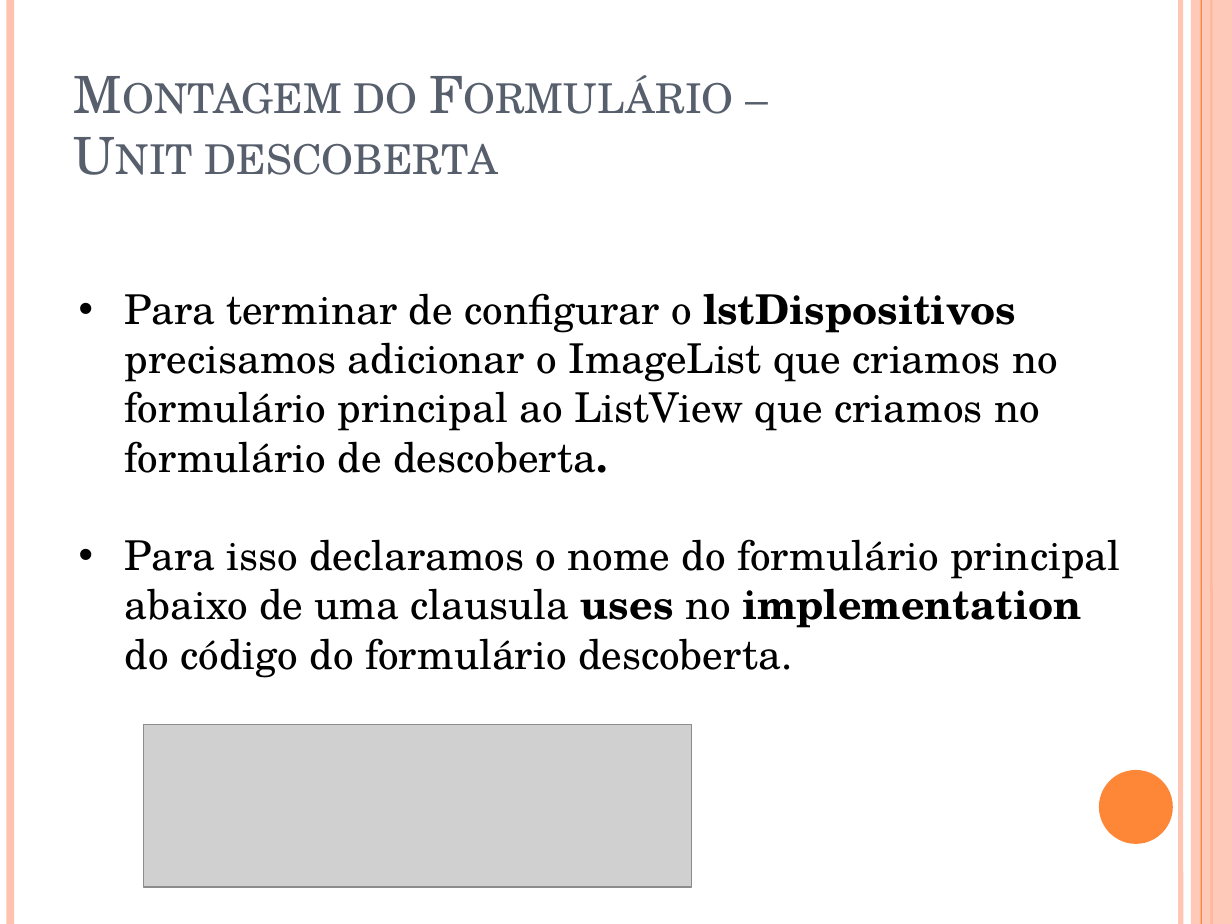
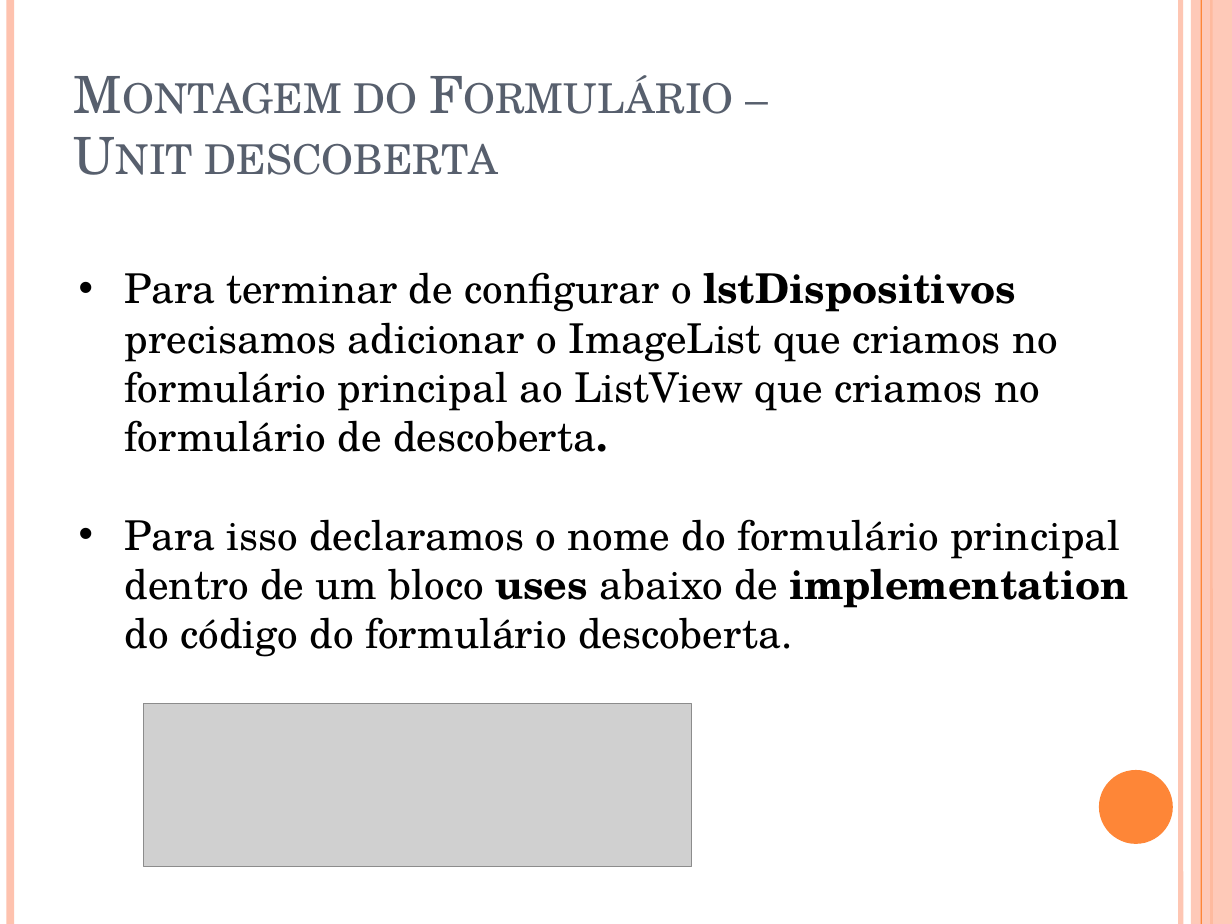
Before and after one commit to igorscandido/Conexao-Bluetooth-usando-Delphi, a slide deck: slide 44 of Stuff/Conexão Bluetooth usando Delphi.pptx. Drawn at 1232x924 pixels with LibreOffice and Linux fonts; fonts in the diff are those of the drawing; grey boxes stand for pictures. Boxes give left, top, right and bottom in pixels: in the first picture for what was removed or moved away, otherwise in the second. Text is boxed around its words. In the diff, an @@ line names an element or a change of style, - is before the commit and + after.

```diff
--- a/Stuff/Conexão Bluetooth usando Delphi.pptx
+++ b/Stuff/Conexão Bluetooth usando Delphi.pptx
@@ text "Para terminar de configurar o ...": place and size @@
-text "Para terminar de configurar o ..." at bbox=[125, 293, 1120, 678]
+text "Para terminar de configurar o ..." at bbox=[125, 272, 1129, 657]
@@ text at bbox=[125, 519, 1129, 657]: text changed @@
-• Para isso declaramos o nome do formulário principal abaixo de uma clausula uses no implementation do código do formulário descoberta.
+• Para isso declaramos o nome do formulário principal dentro de um bloco uses abaixo de implementation do código do formulário descoberta.
@@ picture: place and size @@
-picture at bbox=[144, 724, 692, 887]
+picture at bbox=[144, 703, 692, 866]
```
Also in this commit, not shown: 13 other slides changed, 8 slides added, 23 other files.
